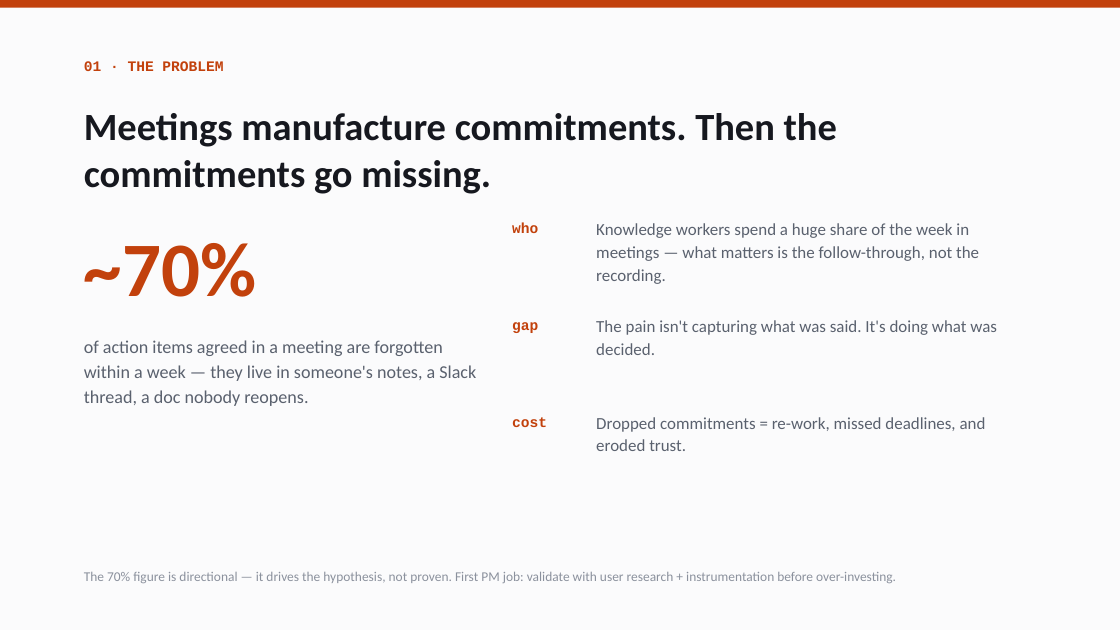
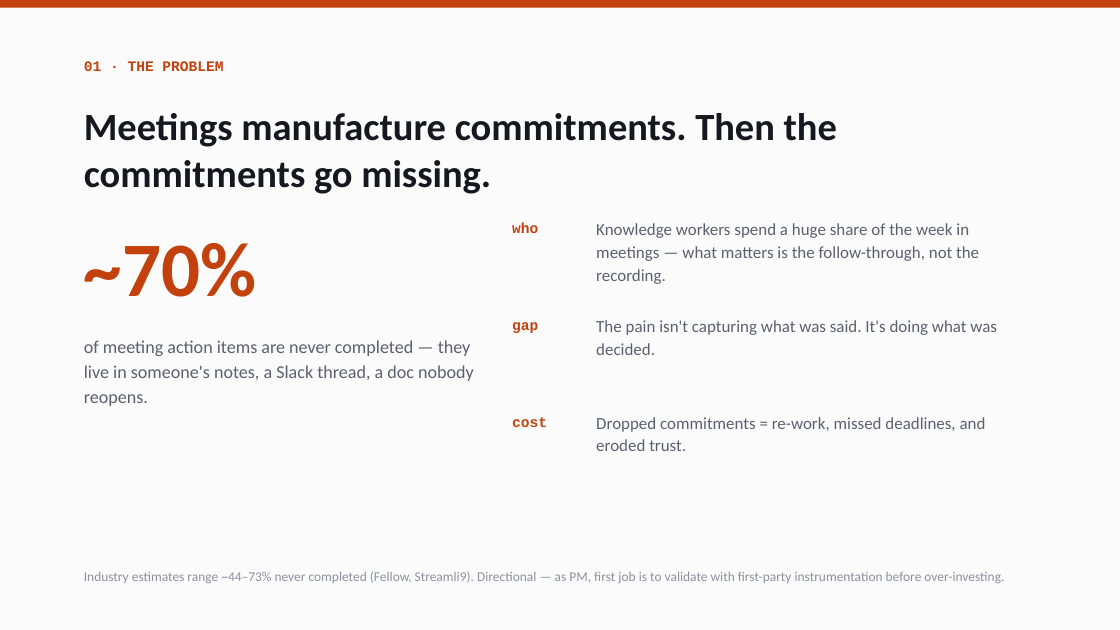
Before and after one commit to Shubham-33/postmeet, a slide deck: slide 2 of docs/postmeet-pitch.pptx. Drawn at 1120x630 pixels with LibreOffice and Linux fonts; fonts in the diff are those of the drawing. Boxes give left, top, right and bottom in pixels: in the first picture for what was removed or moved away, otherwise in the second. Text is boxed around its words. In the diff, an @@ line names an element or a change of style, - is before the commit and + after.

```diff
--- a/docs/postmeet-pitch.pptx
+++ b/docs/postmeet-pitch.pptx
@@ text at [84,340,474,406]: text changed @@
-of action items agreed in a meeting are forgotten within a week — they live in someone's notes, a Slack thread, a doc nobody reopens.
+of meeting action items are never completed — they live in someone's notes, a Slack thread, a doc nobody reopens.
@@ text at [84,571,1004,583]: text changed @@
-The 70% figure is directional — it drives the hypothesis, not proven. First PM job: validate with user research + instrumentation before over-investing.
+Industry estimates range ~44–73% never completed (Fellow, Streamli9). Directional — as PM, first job is to validate with first-party instrumentation before over-investing.
```
Also in this commit, not shown: 2 other slides changed, 1 slide added, 2 other files.
